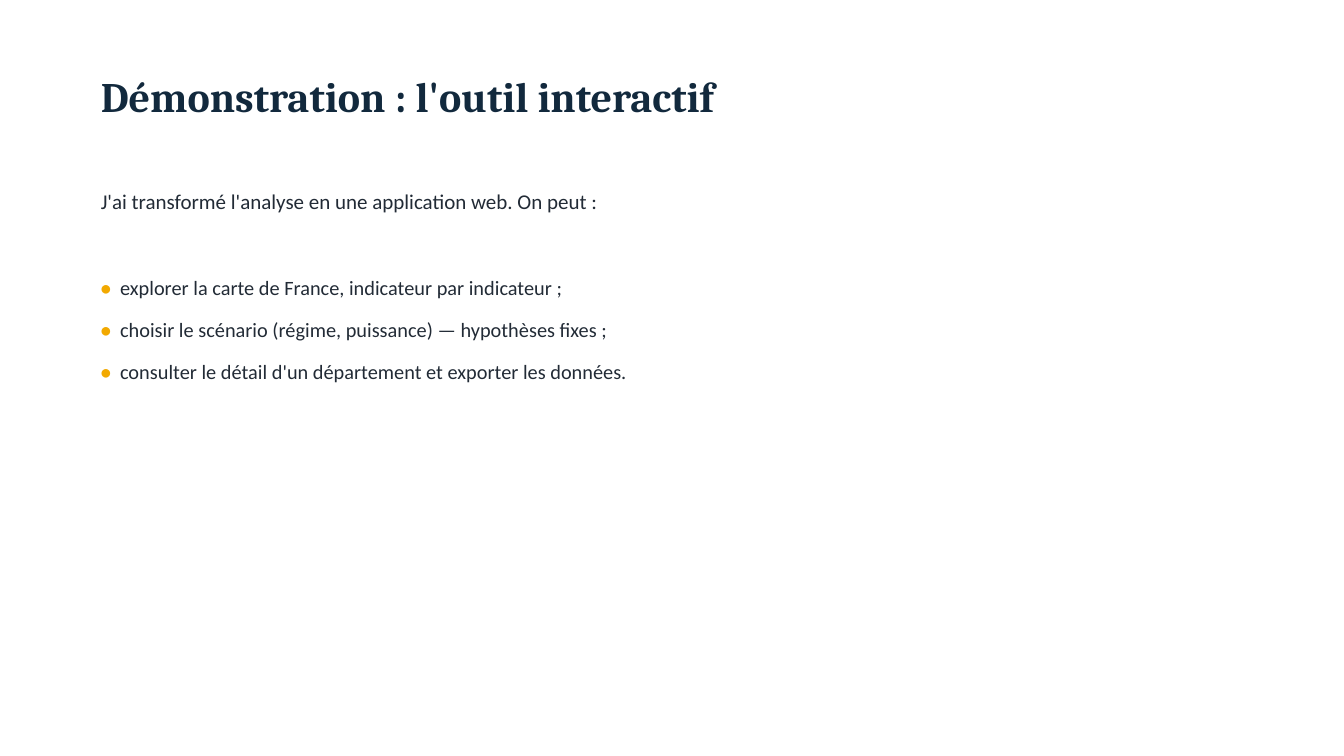
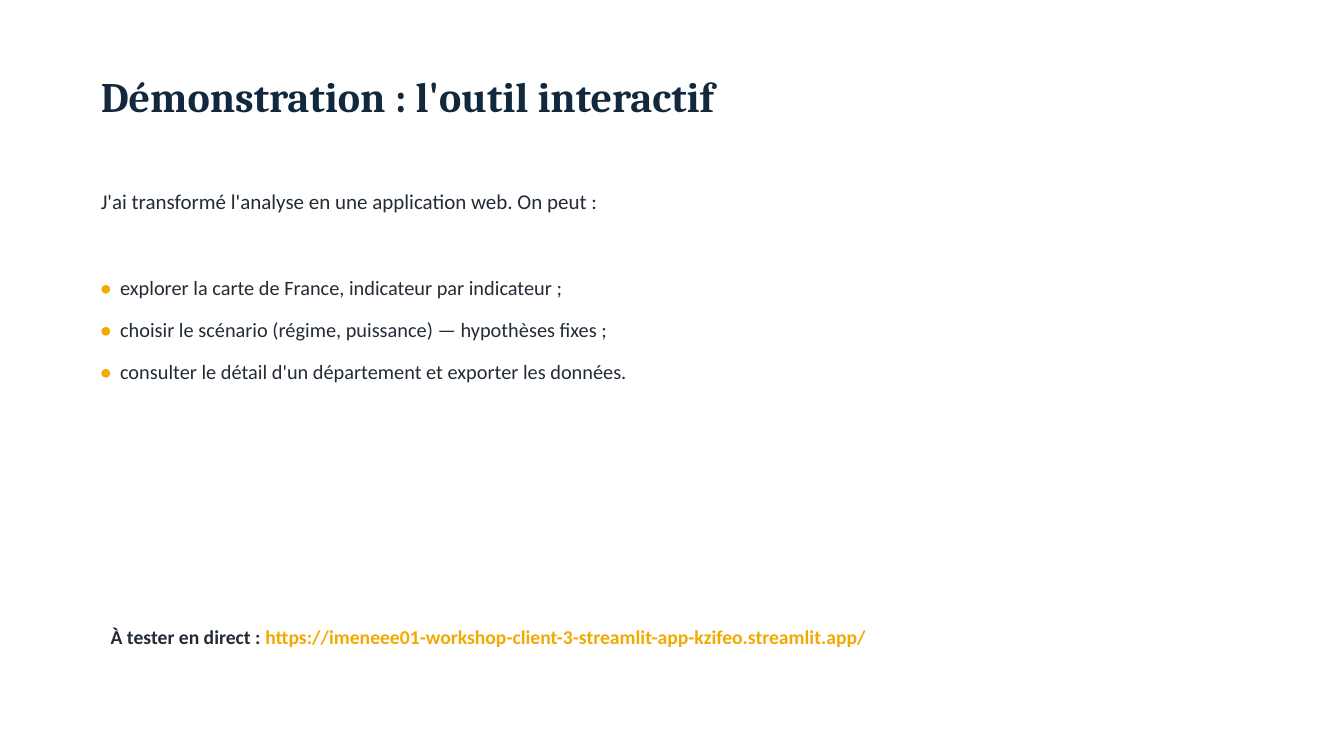
Before and after one commit to imeneee01/workshop-client-3, a slide deck: slide 10 of docs/exports/soutenance-workshop-pv.pptx. Drawn at 1344x756 pixels with LibreOffice and Linux fonts; fonts in the diff are those of the drawing. Boxes give left, top, right and bottom in pixels: in the first picture for what was removed or moved away, otherwise in the second. Text is boxed around its words. In the diff, an @@ line names an element or a change of style, - is before the commit and + after.

Commit message:
docs: ajout des liens dashboard deploye et depot GitHub (README, dossier technique, presentation)

```diff
--- a/docs/exports/soutenance-workshop-pv.pptx
+++ b/docs/exports/soutenance-workshop-pv.pptx
@@ text added at <box>111,628,865,647</box>, 14 pt, text #F2A900, bold @@
+À tester en direct : https://imeneee01-workshop-client-3-streamlit-app-kzifeo.streamlit.app/
```
Also in this commit, not shown: 5 other files.
